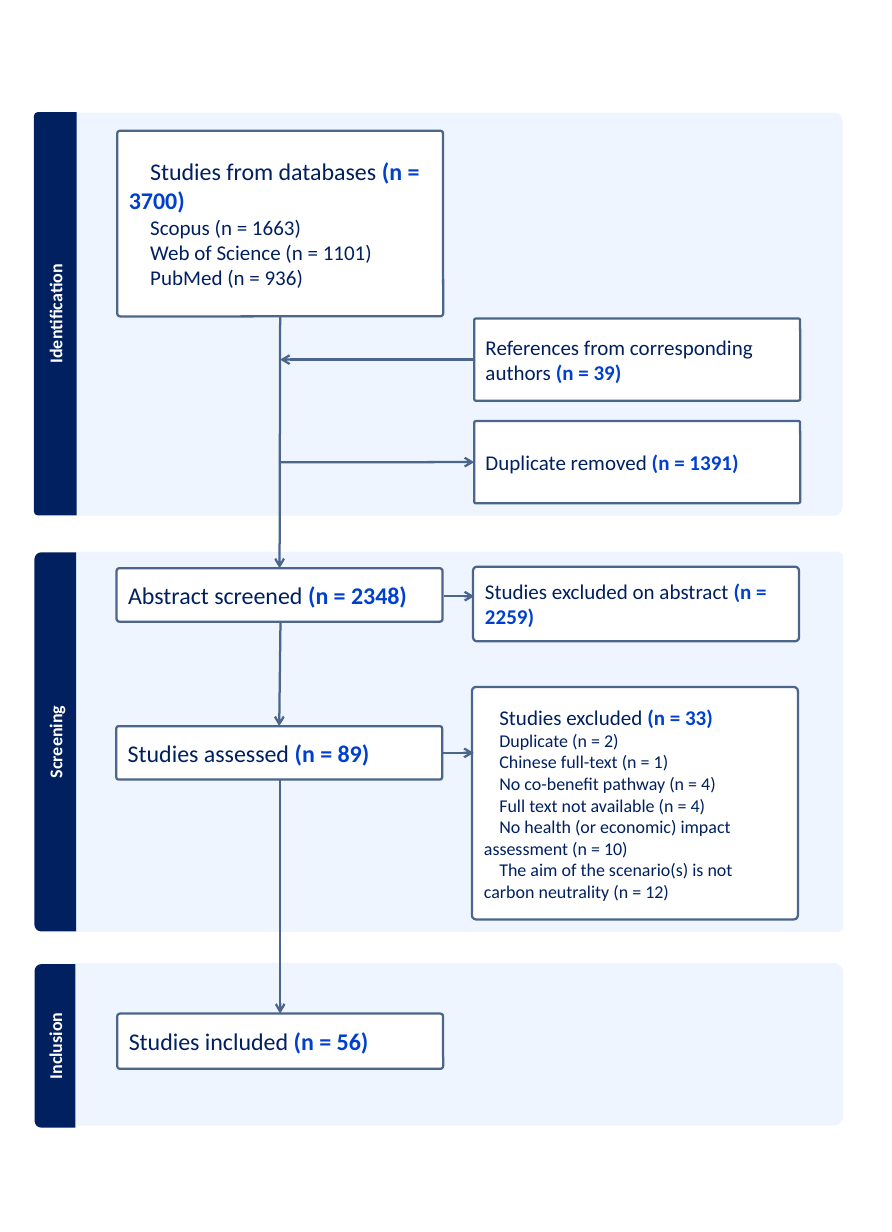
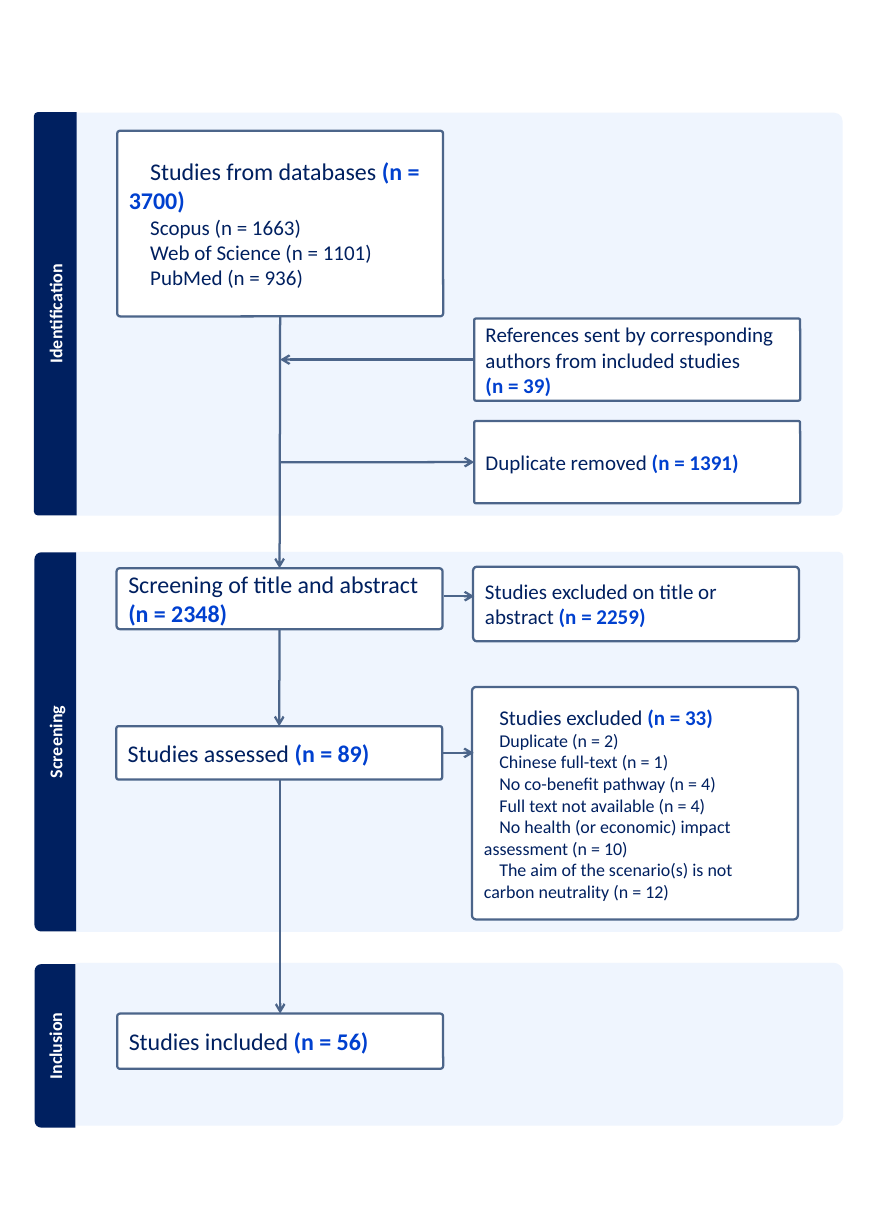
Before and after one commit to LeoMoutet/revue_syst, a slide deck: slide 1 of figures/flow chart.pptx. Drawn at 892x1232 pixels with LibreOffice and Linux fonts; fonts in the diff are those of the drawing. Boxes give left, top, right and bottom in pixels: in the first picture for what was removed or moved away, otherwise in the second. Text is boxed around its words. In the diff, an @@ line names an element or a change of style, - is before the commit and + after.

```diff
--- a/figures/flow chart.pptx
+++ b/figures/flow chart.pptx
@@ text in rounded rectangle at <box>485,327,773,396</box>: text changed @@
-References from corresponding authors (n = 39)
+References sent by corresponding authors from included studies
+(n = 39)
@@ rounded rectangle "Screening of title and abstract ...": place and size @@
-rounded rectangle "Screening of title and abstract ..." at <box>116,568,442,621</box>
+rounded rectangle "Screening of title and abstract ..." at <box>116,568,442,629</box>
@@ text in rounded rectangle at <box>128,576,418,629</box>: text changed @@
-Abstract screened (n = 2348)
+Screening of title and abstract (n = 2348)
@@ text in rounded rectangle at <box>485,584,716,627</box>: text changed @@
-Studies excluded on abstract (n = 2259)
+Studies excluded on title or abstract (n = 2259)
@@ arrow moved from (280, 621) - (279, 726) to (279, 629) - (279, 726) @@
```
Also in this commit, not shown: 7 other files.
